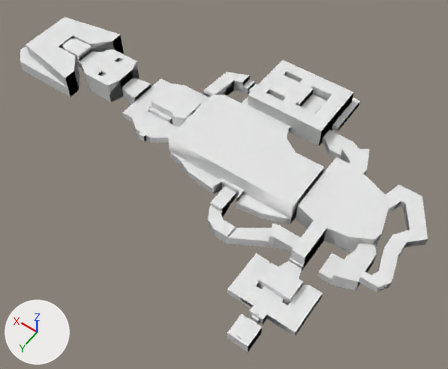
What one commit did to the Blender file nocheck/e1m1.blend.
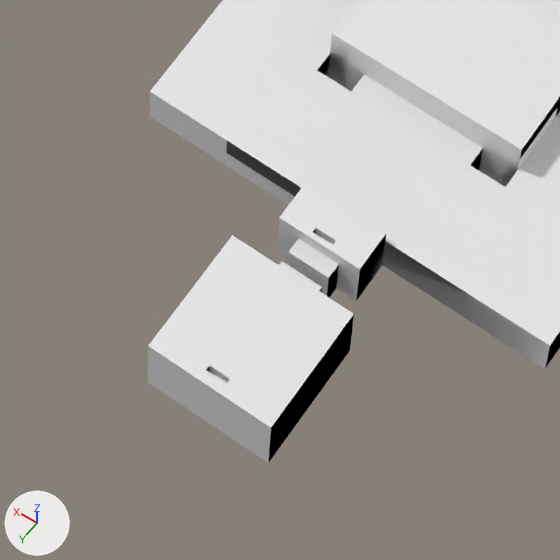
The first picture shows the older version from a camera (50 mm lens) standing at (-255.1, 307.2, 444.5) and looking at (-41.9, 8.7, -24.6). The close-ups show both versions on the part from 45% to 66% of the width and 74% to 100% of the height of that picture; other places that the commit changed are outside them. Every picture has the same lights, and +X, +Y and +Z are marked at lower left. Materials are left out; every surface is plain grey.

The first close-up shows 'model'.
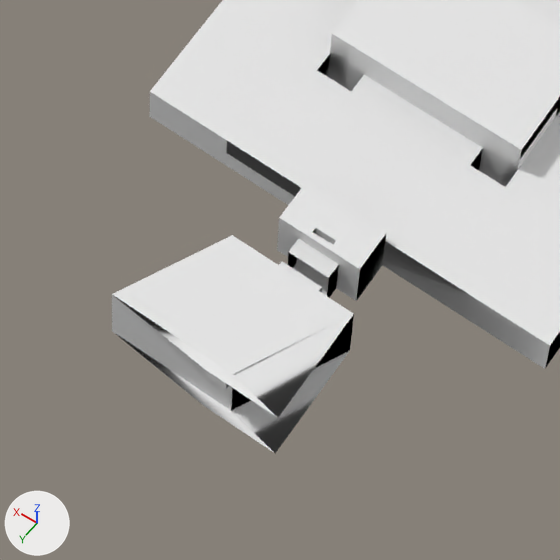
Pixel boxes (x1, y1, x2, y2) of what changed, in the close-ups (560 x 560 px; the box of a moved part takes in the faces that stretch with it):
'model', reshaped
    before: (148, 0, 560, 463)
    after: (112, 0, 560, 453)
part 1 of me_model, moved or reshaped
    before: (148, 235, 354, 463)
    after: (112, 235, 354, 452)

The edits, one by one:
me_model has 1104 vertices, 1183 faces and spans x -229.0..229.0, y -141.0..141.0, z -20.0..20.0.
me_model is used by ob_model.
Verts and faces of me_model; kept vertices keep their numbers, new ones are numbered from 1104.
Before the commit, vertices of me_model: 968 (-158.0, 122.0, -9.0) at pixel (349, 350), 969 (-158.0, 122.0, 2.0) at pixel (353, 313), 976 (-158.0, 141.0, -9.0) at pixel (268, 463), 977 (-158.0, 141.0, 2.0) at pixel (271, 427), 980 (-139.0, 141.0, 2.0) at pixel (148, 345).
Before the commit, vertices of me_model: 981 (-139.0, 141.0, -9.0) at pixel (147, 382), 1002 (-146.0, 118.0, -2.0) at pixel (288, 252), 1003 (-146.0, 118.0, -9.0), 1004 (-152.0, 118.0, -9.0), 1005 (-152.0, 118.0, -2.0) at pixel (328, 277).
Before the commit, vertices of me_model: 1006 (-152.0, 119.0, -2.0) at pixel (321, 287), 1007 (-152.0, 119.0, -9.0), 1008 (-146.0, 119.0, -9.0), 1009 (-146.0, 119.0, -2.0) at pixel (281, 261), 1099 (-150.0, 139.0, -9.0).
Before the commit, vertices of me_model: 1100 (-158.0, 139.0, -9.0) at pixel (275, 453), 1101 (-150.0, 138.0, -9.0), 1102 (-147.0, 139.0, -9.0), 1103 (-147.0, 138.0, -9.0).
Part 1, on me_model:
Vertices deleted: 976 (with the faces that use them).
Faces deleted: (1002, 1005, 1004, 1003), (1006, 1009, 1008, 1007), (968, 1101, 1099), (968, 1103, 1101), (1099, 1101, 1103, 1102).
Vertex 1101 moves to (-150.0, 138.0, -9.0), pixel (231, 410).
Vertex 977 moves to (-150.0, 138.0, 3.0), pixel (233, 374).
Vertex 980 moves to (-131.0, 138.0, 3.0), pixel (111, 294).
Vertex 981 moves to (-131.0, 138.0, -9.0), pixel (112, 331).
New vertex 1104 is at (-150.0, 138.0, -9.0), pixel (228, 415).
New faces: (968, 1101, 977, 969), (977, 1101, 981, 980), (968, 1104, 1099), (1100, 1102, 1101), (981, 1101, 1102), (968, 1103, 1104).
New faces: (1099, 1104, 1103, 1102).
